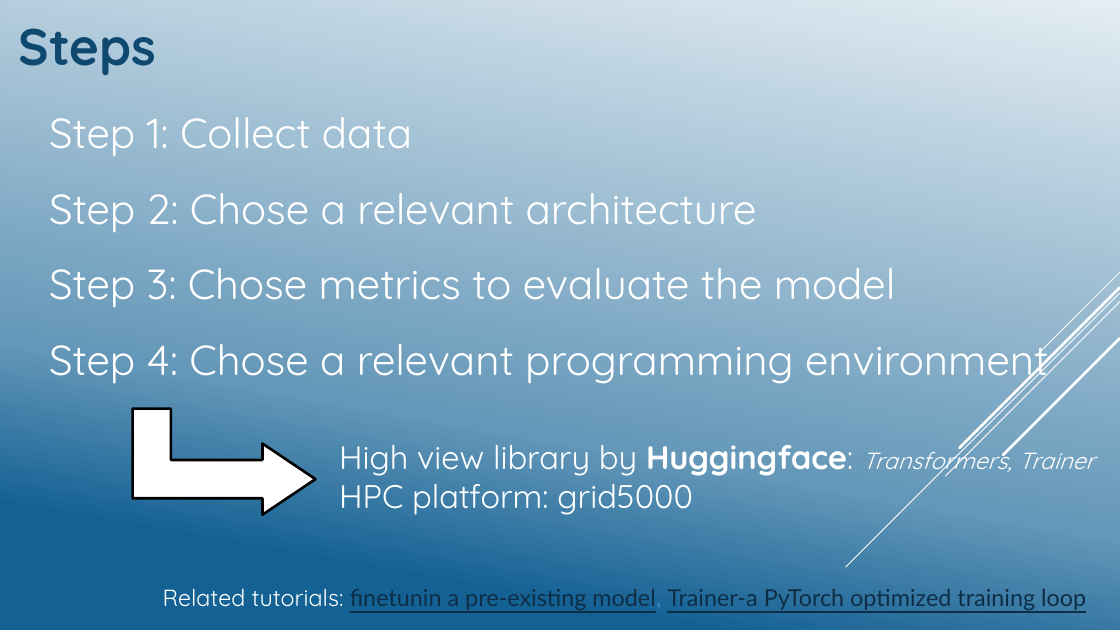
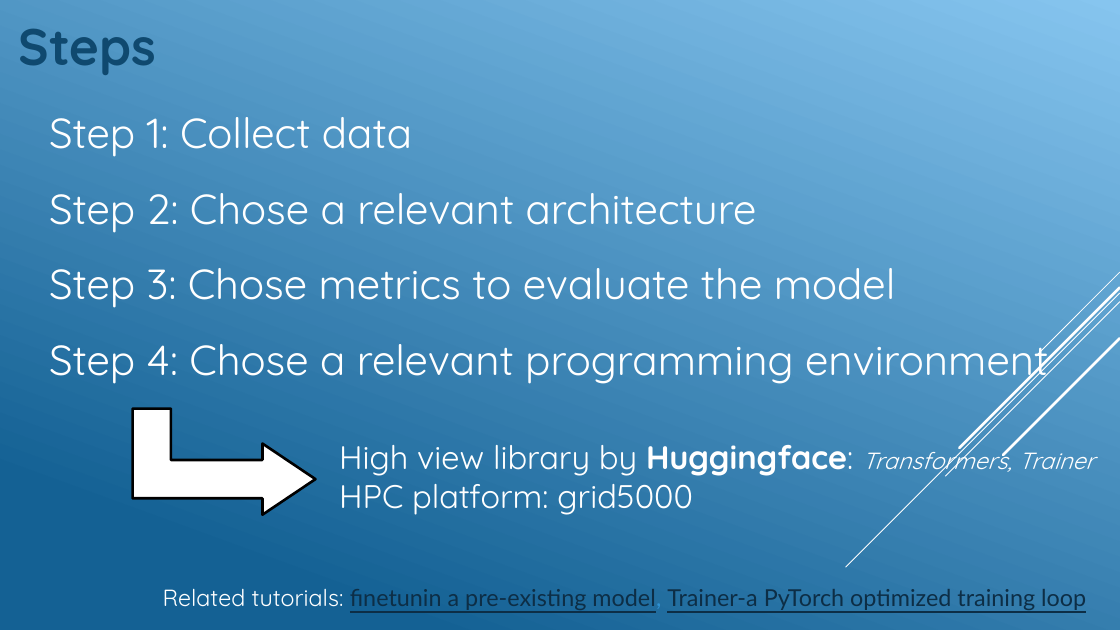
Before and after one commit to GeckSpy/IPdf2Latex, a slide deck: slide 13 of Presentation/Final presentation.pptx (slide 10 before the commit). Drawn at 1120x630 pixels with LibreOffice and Linux fonts; fonts in the diff are those of the drawing. Boxes give left, top, right and bottom in pixels: in the first picture for what was removed or moved away, otherwise in the second. Text is boxed around its words. In the diff, an @@ line names an element or a change of style, - is before the commit and + after.

```diff
--- a/Presentation/Final presentation.pptx
+++ b/Presentation/Final presentation.pptx
@@ background gradient #E4EDF3 to #6497B8 to #146194 to gradient #86C5EF to #146194 @@
```
Also in this commit, not shown: 16 other slides changed, 4 slides added, 1 slide removed.
